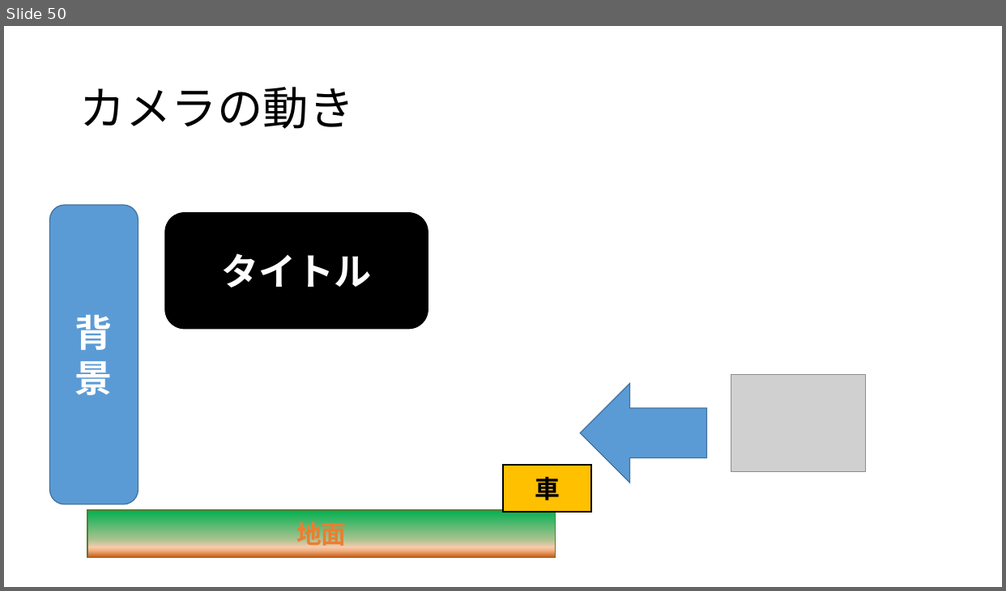
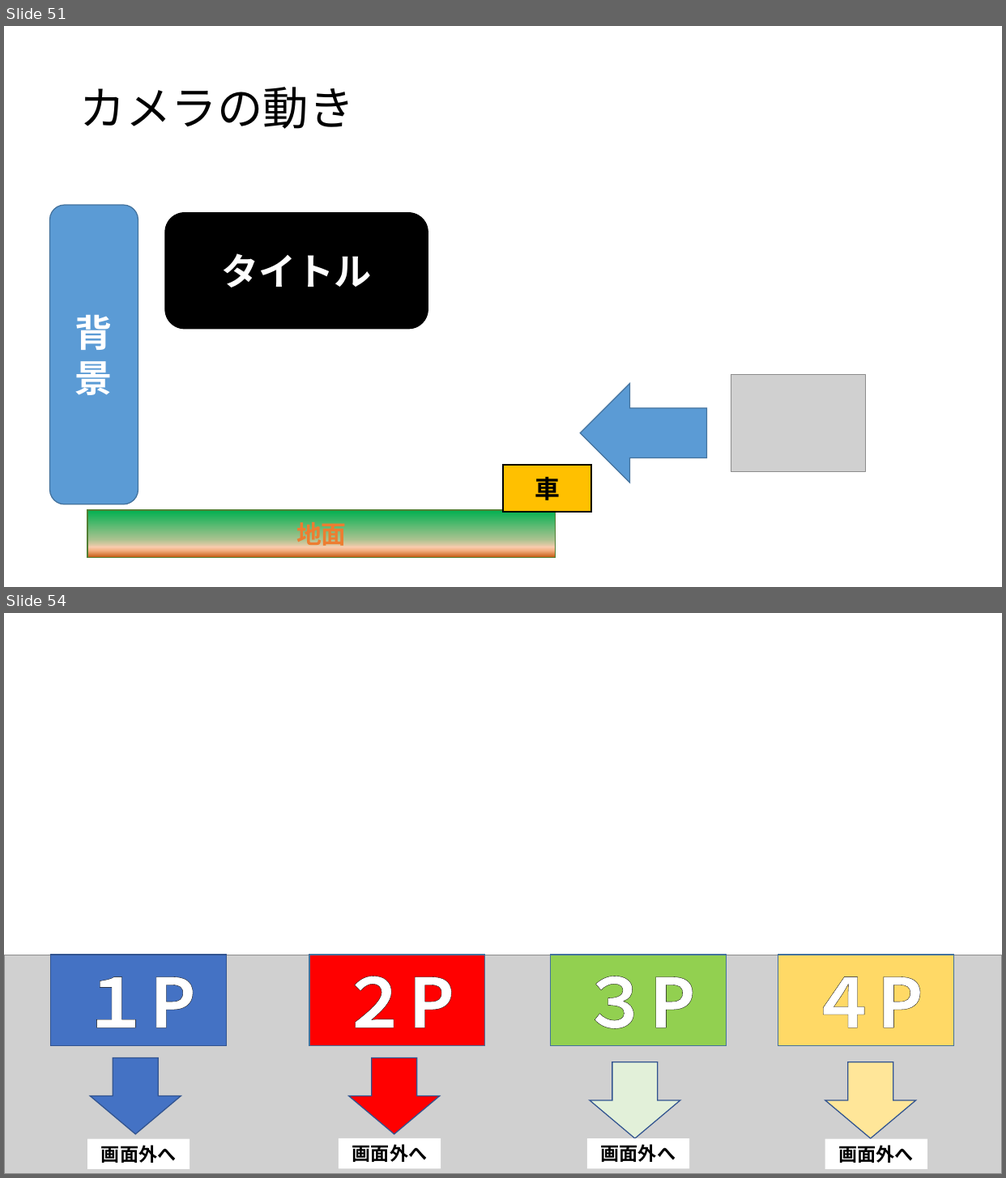
Before and after one commit to MizukiKato0416/sotsugyou_time_kato, a slide deck: 卒業制作_大元タイトル構成.pptx. Shown one above the other, each under a label of ours: slide 50 before the commit, slides 51 and 54 after it; the slides between them are not shown. The pictures are 1006x591 and 1006x1178 pixels, drawn with LibreOffice and Linux fonts; fonts in the diff are those of the drawing; grey boxes stand for pictures; background and template pictures are left out. Boxes give left, top, right and bottom in pixels: in the first picture for what was removed or moved away, otherwise in the second. Text is boxed around its words. In the diff, an @@ line names an element or a change of style, - is before the commit and + after.

```diff
--- a/卒業制作_大元タイトル構成.pptx
+++ b/卒業制作_大元タイトル構成.pptx
@@ slide 54 added at (4,613,1002,1174), background picture (left out) @@
@@ picture added at (4,955,1002,1174) @@
@@ rectangle added at (51,955,227,1046), fill #4472C4, outline #325491 1 pt, 66 pt, text #FFFFFF, bold @@
+１P
@@ rectangle added at (309,955,485,1046), fill #FF0000, outline #43739E 1 pt, 66 pt, text #FFFFFF, bold @@
+２P
@@ rectangle added at (551,955,727,1046), fill #92D050, outline #43739E 1 pt, 66 pt, text #FFFFFF, bold @@
+３P
@@ rectangle added at (778,955,954,1046), fill #FFD966, outline #43739E 1 pt, 66 pt, text #FFFFFF, bold @@
+４P
@@ down arrow added at (90,1059,181,1135), fill #4472C4, outline #325491 1 pt @@
@@ down arrow added at (349,1059,440,1135), fill #FF0000, outline #325491 1 pt @@
@@ down arrow added at (590,1063,680,1139), fill #E2F0D9, outline #325491 1 pt @@
@@ down arrow added at (825,1063,916,1139), fill #FFE699, outline #325491 1 pt @@
@@ rectangle added at (88,1139,190,1169), fill #FFFFFF, 18 pt, text #000000, bold @@
+画面外へ
@@ rectangle added at (339,1139,441,1169), fill #FFFFFF, 18 pt, text #000000, bold @@
+画面外へ
@@ rectangle added at (587,1139,690,1169), fill #FFFFFF, 18 pt, text #000000, bold @@
+画面外へ
@@ rectangle added at (825,1139,928,1169), fill #FFFFFF, 18 pt, text #000000, bold @@
+画面外へ
@@ what was slide 50 is now slide 51 @@
```
Also in this commit, not shown: 1 slide changed, 2 other slides added, 1 other file.
